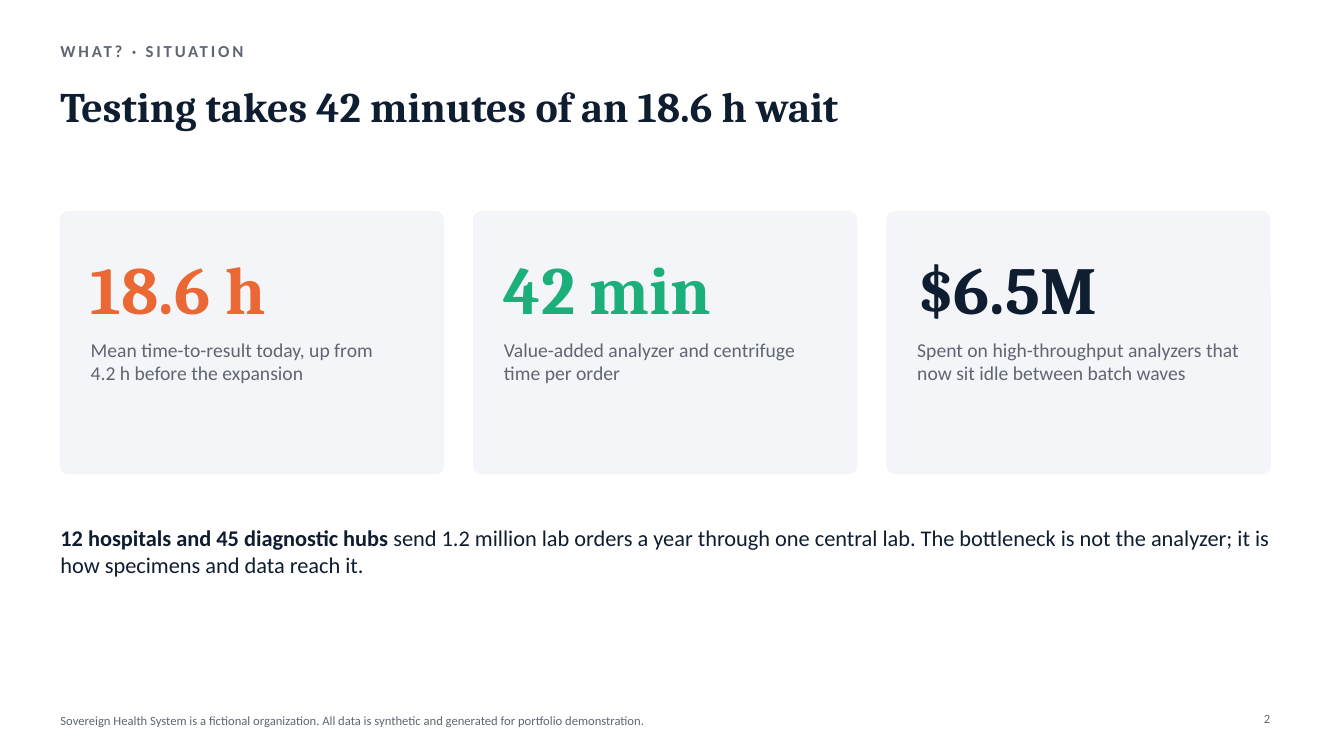
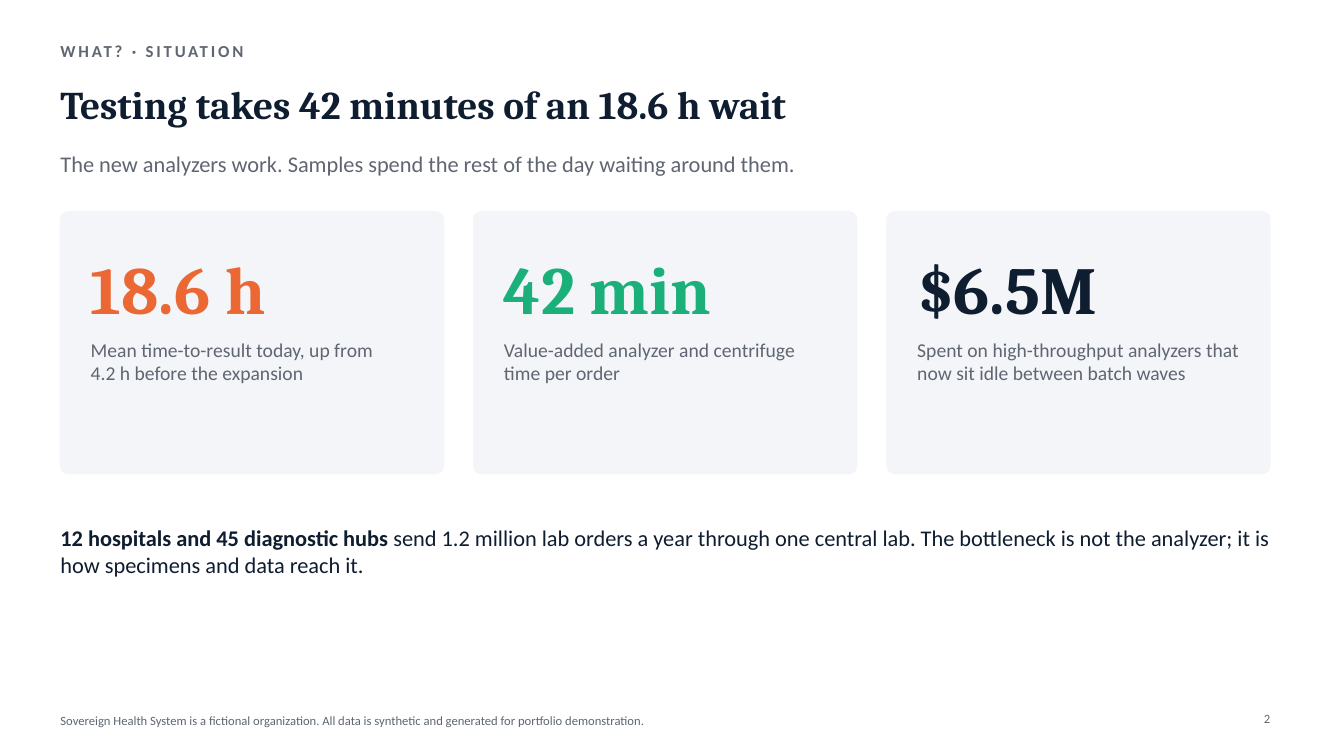
Before and after one commit to huezxiii/diagnostic-pipeline-process-mapping, a slide deck: slide 2 of deck/sovereign-health-exec-briefing.pptx. Drawn at 1344x756 pixels with LibreOffice and Linux fonts; fonts in the diff are those of the drawing. Boxes give left, top, right and bottom in pixels: in the first picture for what was removed or moved away, otherwise in the second. Text is boxed around its words. In the diff, an @@ line names an element or a change of style, - is before the commit and + after.

```diff
--- a/deck/sovereign-health-exec-briefing.pptx
+++ b/deck/sovereign-health-exec-briefing.pptx
@@ title "Testing takes 42 minutes of ..." at bbox=[60, 91, 786, 128]: size 30 to 28 pt @@
@@ text added at bbox=[60, 156, 795, 176], 16 pt, text #5F6672 @@
+The new analyzers work. Samples spend the rest of the day waiting around them.
```
Also in this commit, not shown: 9 other slides changed, 2 other files.
